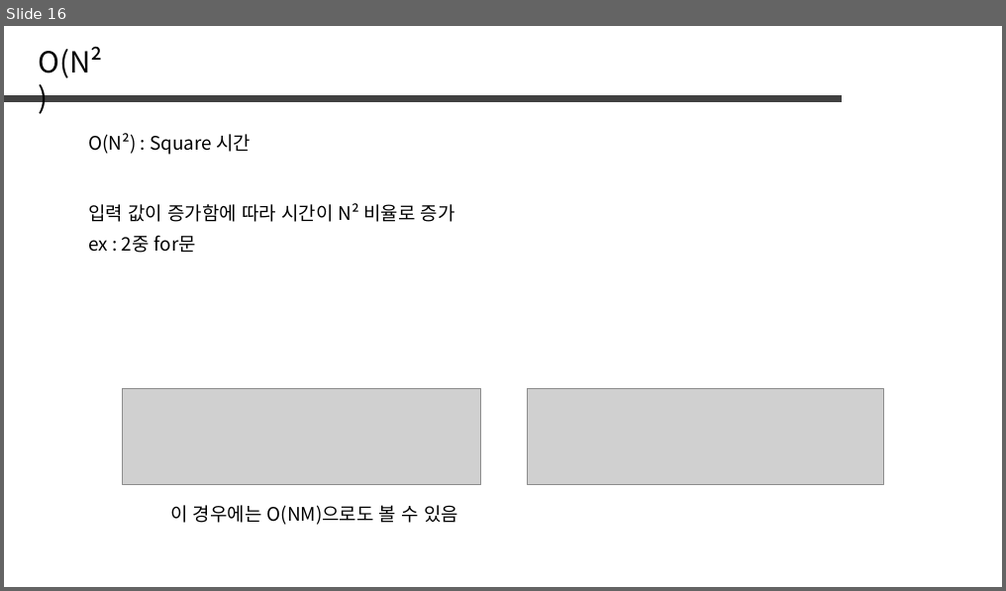
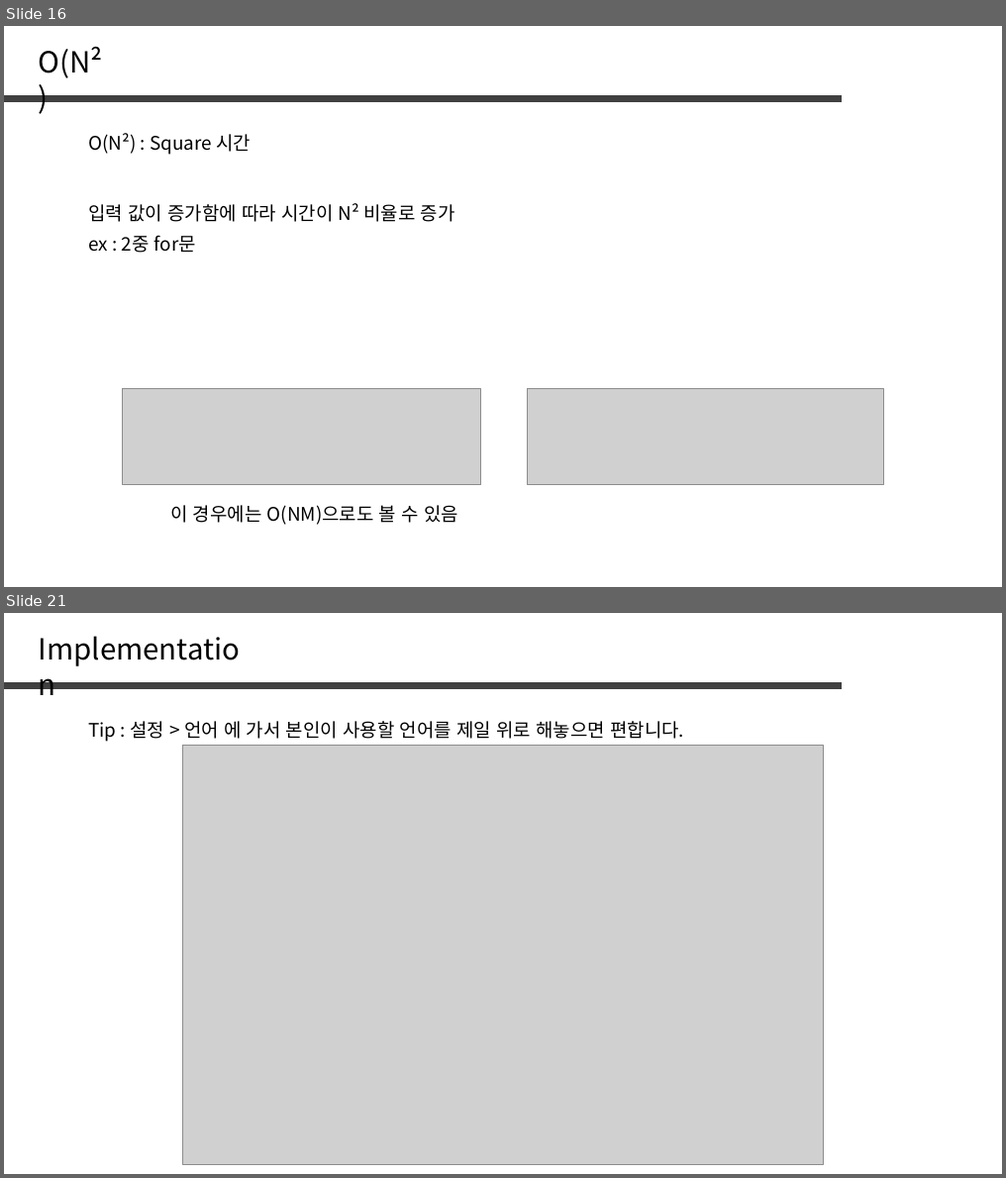
Before and after one commit to jaehoo1/PS-study, a slide deck: study/1_OT.pptx. Shown one above the other, each under a label of ours: slide 16 before the commit, slides 16 and 21 after it; the slides between them are not shown. The pictures are 1006x591 and 1006x1178 pixels, drawn with LibreOffice and Linux fonts; fonts in the diff are those of the drawing; grey boxes stand for pictures. Boxes give left, top, right and bottom in pixels: in the first picture for what was removed or moved away, otherwise in the second. Text is boxed around its words. In the diff, an @@ line names an element or a change of style, - is before the commit and + after.

```diff
--- a/study/1_OT.pptx
+++ b/study/1_OT.pptx
@@ slide 21 added at (4,613,1002,1174), background #FFFFFF @@
@@ text added at (31,627,263,669), 28 pt, text #000000 @@
+Implementation
@@ line added from (4, 685) to (843, 685), #404040 6 pt @@
@@ text added at (88,721,684,742), 18 pt, text #000000 @@
+Tip : 설정 > 언어 에 가서 본인이 사용할 언어를 제일 위로 해놓으면 편합니다.
@@ picture added at (182,746,823,1164) @@
```
Also in this commit, not shown: 1 slide changed, 7 other slides added.
